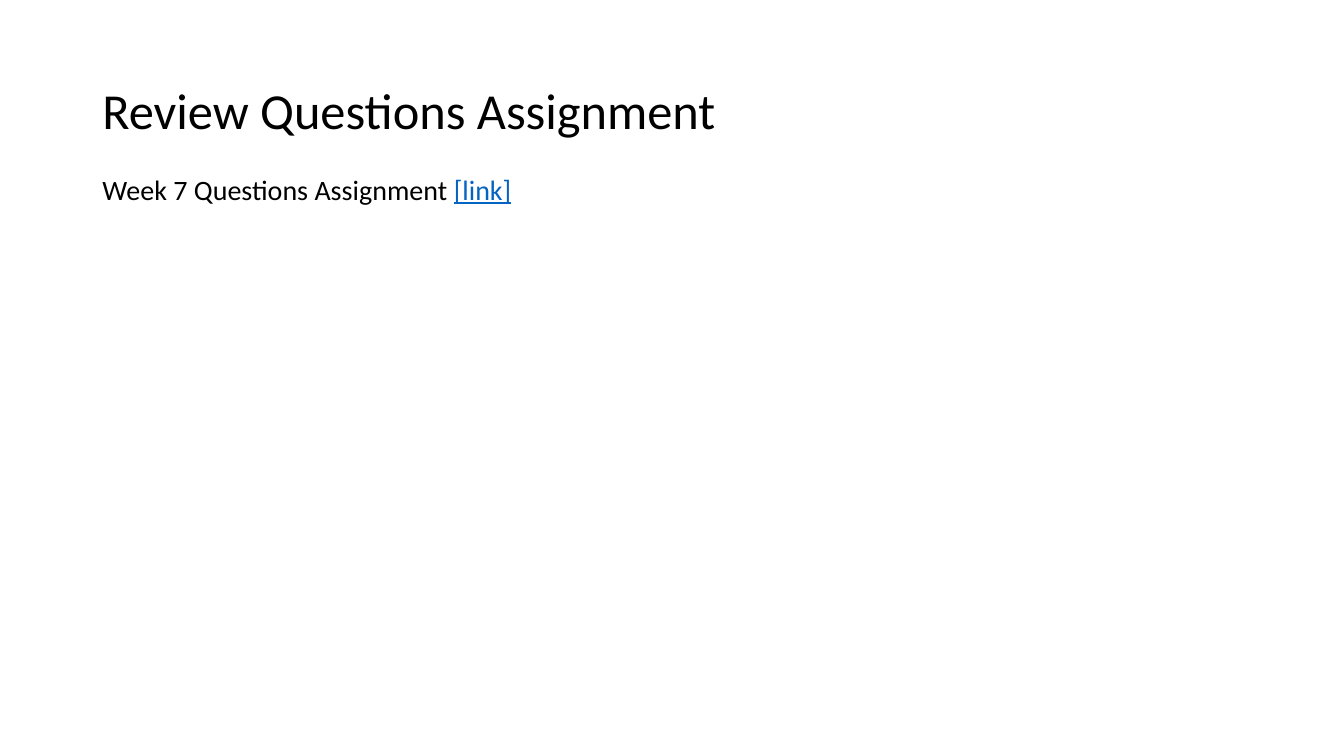
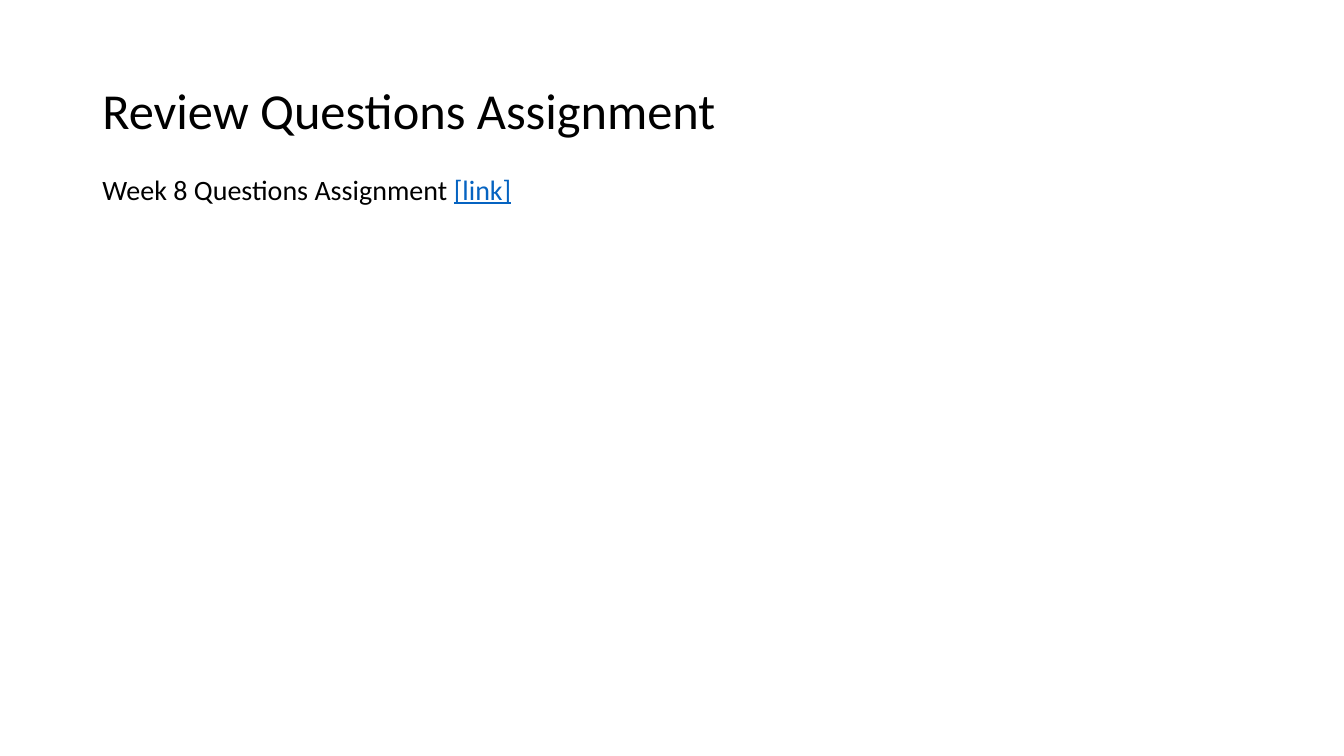
Before and after one commit to EricJPogue/www-epogue-info, a slide deck: slide 2 of CPSC-24500/Week08/2017SpringW08Slides.pptx. Drawn at 1344x756 pixels with LibreOffice and Linux fonts; fonts in the diff are those of the drawing. Boxes give left, top, right and bottom in pixels: in the first picture for what was removed or moved away, otherwise in the second. Text is boxed around its words. In the diff, an @@ line names an element or a change of style, - is before the commit and + after.

```diff
--- a/CPSC-24500/Week08/2017SpringW08Slides.pptx
+++ b/CPSC-24500/Week08/2017SpringW08Slides.pptx
@@ text at (x1=102, y1=179, x2=511, y2=205): text changed @@
-Week 7 Questions Assignment [link]
+Week 8 Questions Assignment [link]
```
Also in this commit, not shown: 3 other slides changed, 15 slides added, 10 slides removed, 3 other files.
